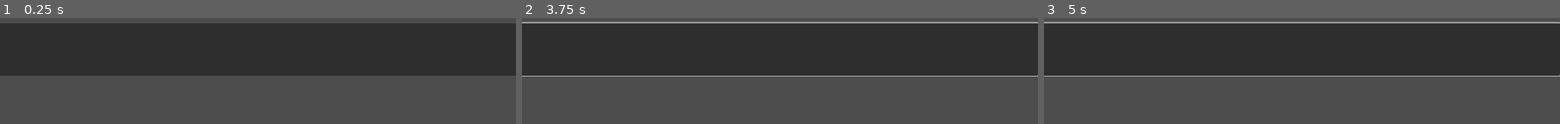
Above: before the commit, frames 1-3 (left to right).
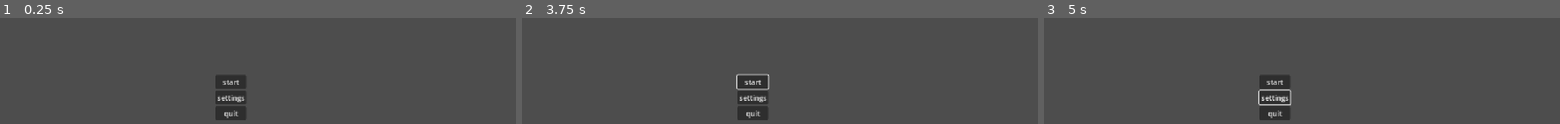
Above: after the commit, the same moments.

Repository: wuffgame/RAM-Clicker
Game: Godot game, scene res://sceny/menu.tscn
Two runs of this game, one before a commit and one after it. Both use one fixed random seed, a clock stepped at 60 frames per second and the inputs below. This scene is started directly instead of the project's main scene.
Inputs (mouse positions are in pixels of both pictures, inside the frame that each line leads up to):
- Up to frame 1 (0.25 s): no input
- Up to frame 2 (3.75 s): click (780, 49) at 0.52 s; click (754, 97) at 1.25 s, where only the run after the commit has a clickable "settings"; click (754, 81) at 2 s, where only the run after the commit has a clickable "start"; click (754, 81) at 2.75 s, where only the run after the commit has a clickable "start"; tap Enter at 3.5 s; move the mouse to (893, 83) at 3.52 s; hold Right from 3.53 s (still down); tap Alt at 3.6 s; click (893, 83) at 3.67 s
- Up to frame 3 (5 s): tap Space at 4.25 s; move the mouse to (1198, 112) at 4.27 s; release Right at 4.28 s; hold Down from 4.28 s (still down); tap Shift at 4.35 s

The runs differ from the first frame. In frame 1, 51% of the frame differs, in the area x 0-100%, y 5-97%; in frame 2, 53%, in the area x 0-100%, y 3-97%; in frame 3, 53%.

Commit message:
added ugly buttons

Diff:
--- a/ram-clicker/sceny/menu.tscn
+++ b/ram-clicker/sceny/menu.tscn
@@ -8,9 +8,28 @@
 grow_horizontal = 2
 grow_vertical = 2
 
-[node name="Button" type="Button" parent="." unique_id=1618690255]
-layout_mode = 0
-offset_left = -1.0
-offset_top = 156.0
-offset_right = 1152.0
-offset_bottom = 273.0
+[node name="VBoxContainer" type="VBoxContainer" parent="." unique_id=1781593133]
+layout_mode = 1
+anchors_preset = 8
+anchor_left = 0.5
+anchor_top = 0.5
+anchor_right = 0.5
+anchor_bottom = 0.5
+offset_left = -95.0
+offset_top = -52.0
+offset_right = -26.0
+offset_bottom = 49.0
+grow_horizontal = 2
+grow_vertical = 2
+
+[node name="Start" type="Button" parent="VBoxContainer" unique_id=1618690255]
+layout_mode = 2
+text = "start"
+
+[node name="Settings" type="Button" parent="VBoxContainer" unique_id=680367273]
+layout_mode = 2
+text = "settings"
+
+[node name="Quit" type="Button" parent="VBoxContainer" unique_id=654414503]
+layout_mode = 2
+text = "quit"
